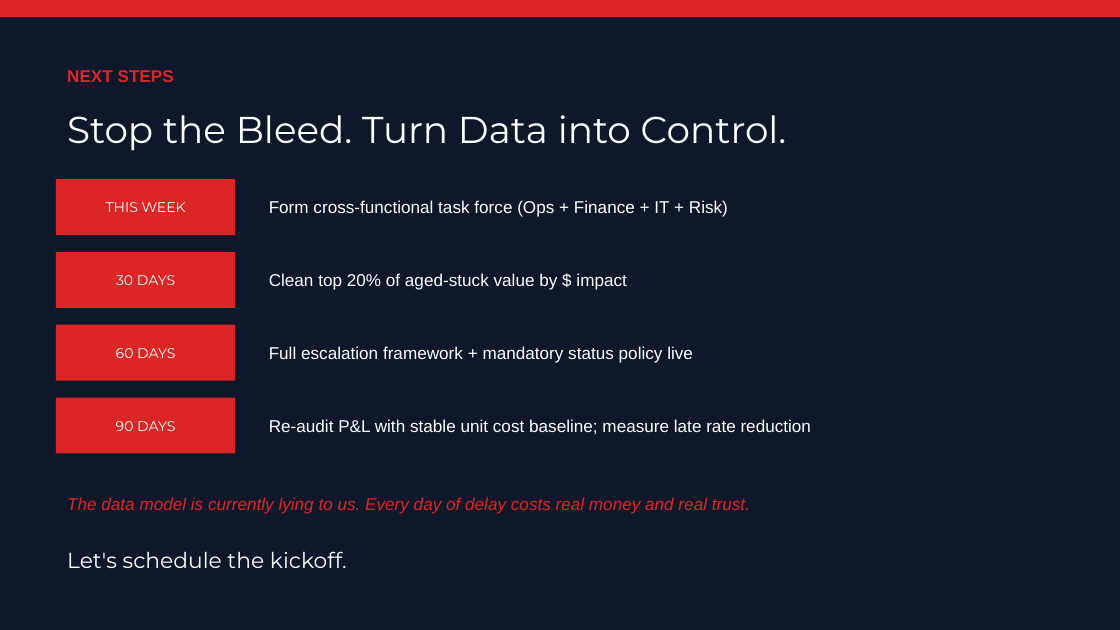
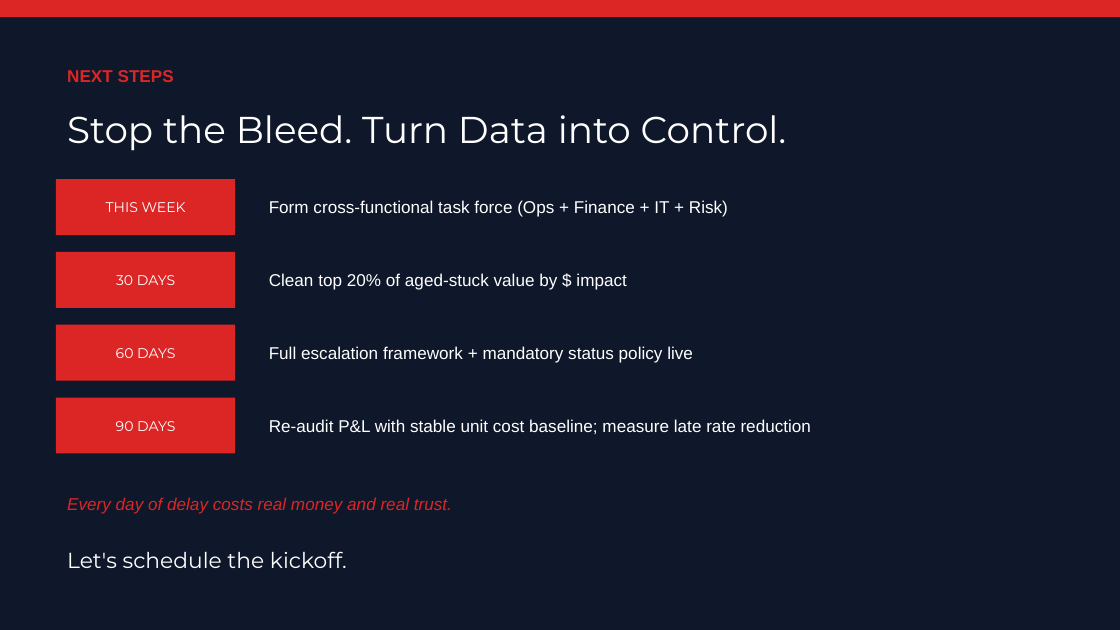
Before and after one commit to gitrealbud/dataco-supply-chain-diagnostic, a slide deck: slide 11 of DataCo_Global_Supply_Chain_Diagnostic.pptx (slide 10 before the commit). Drawn at 1120x630 pixels with LibreOffice and Linux fonts; fonts in the diff are those of the drawing. Boxes give left, top, right and bottom in pixels: in the first picture for what was removed or moved away, otherwise in the second. Text is boxed around its words. In the diff, an @@ line names an element or a change of style, - is before the commit and + after.

Commit message:
Add files via upload
Updated PPT

```diff
--- a/DataCo_Global_Supply_Chain_Diagnostic.pptx
+++ b/DataCo_Global_Supply_Chain_Diagnostic.pptx
@@ text at (67,497,452,514): text changed @@
-The data model is currently lying to us. Every day of delay costs real money and real trust.
+Every day of delay costs real money and real trust.
```
Also in this commit, not shown: 1 other slide changed, 1 slide added.
